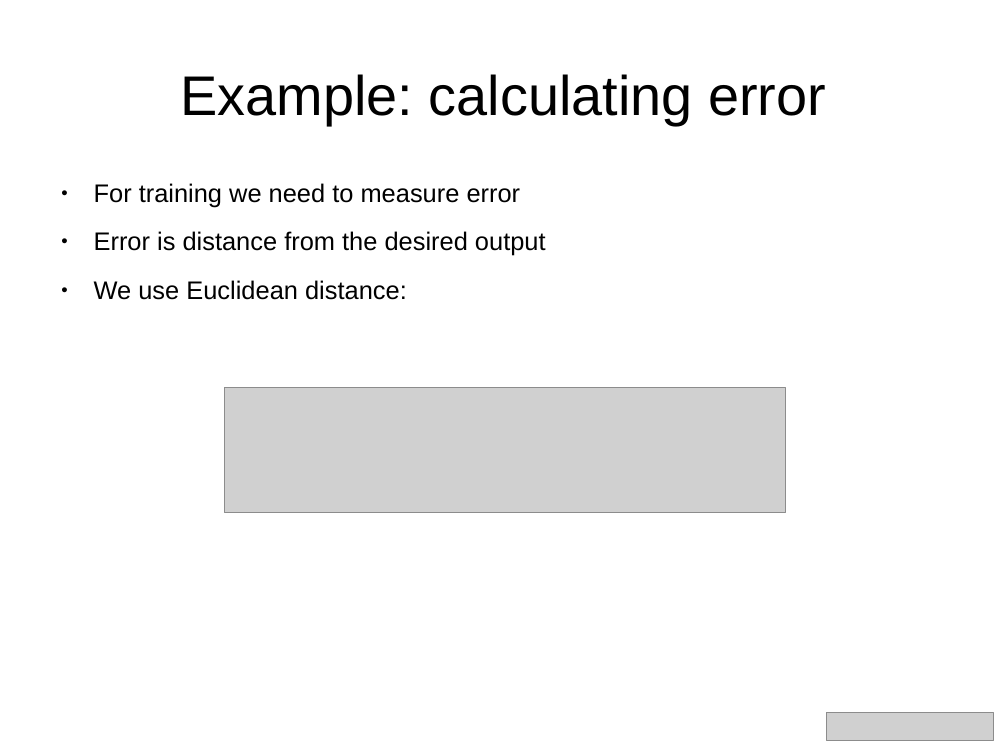
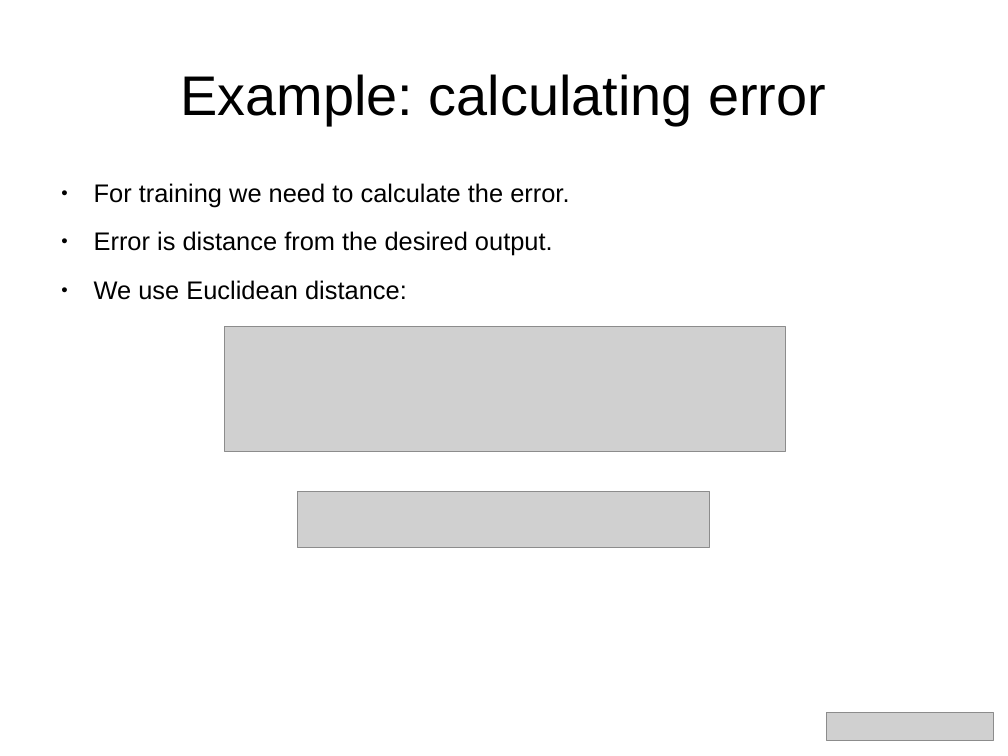
Before and after one commit to aoldemeier/an-introduction-to-tensorflow, a slide deck: slide 13 of slides_simplified.odp. Drawn at 1008x756 pixels with LibreOffice and Linux fonts; fonts in the diff are those of the drawing; grey boxes stand for pictures. Boxes give left, top, right and bottom in pixels: in the first picture for what was removed or moved away, otherwise in the second. Text is boxed around its words. In the diff, an @@ line names an element or a change of style, - is before the commit and + after.

```diff
--- a/slides_simplified.odp
+++ b/slides_simplified.odp
@@ text at <box>94,183,569,256</box>: text changed @@
-● For training we need to measure error
-● Error is distance from the desired output
+● For training we need to calculate the error.
+● Error is distance from the desired output.
@@ picture: place and size @@
-picture at <box>225,388,787,512</box>
+picture at <box>225,327,787,451</box>
@@ picture added at <box>297,491,710,547</box> @@
```
Also in this commit, not shown: 13 other slides changed, 1 slide removed, 1 other file.
